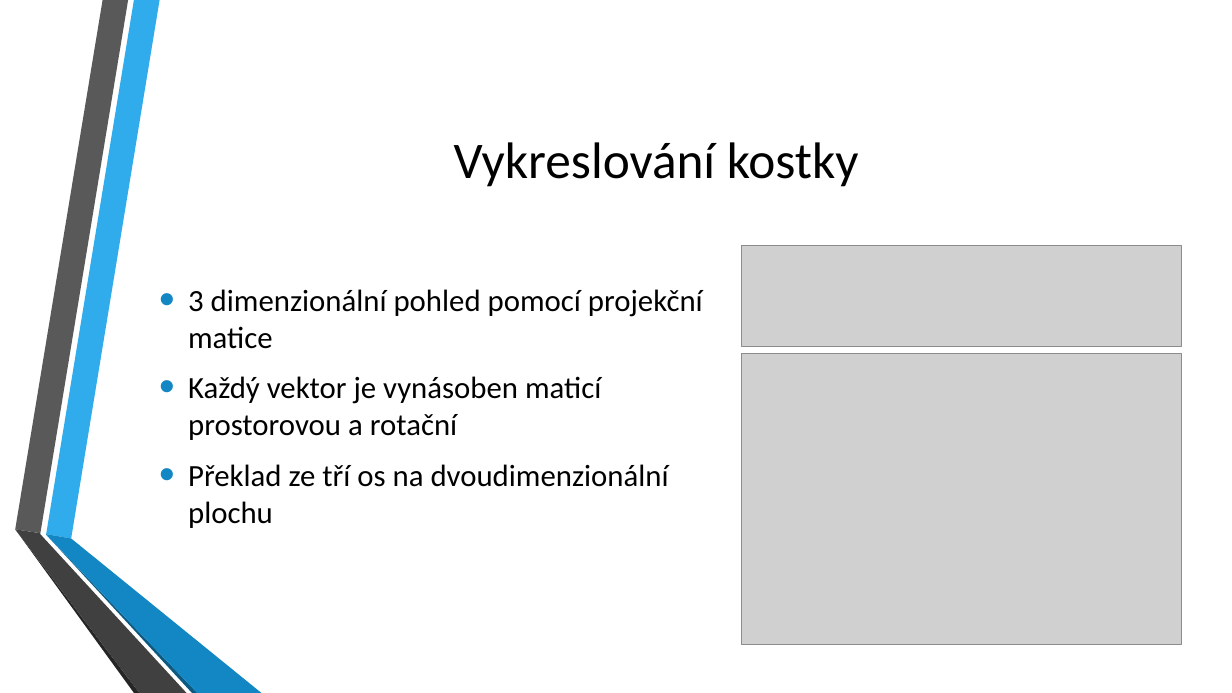
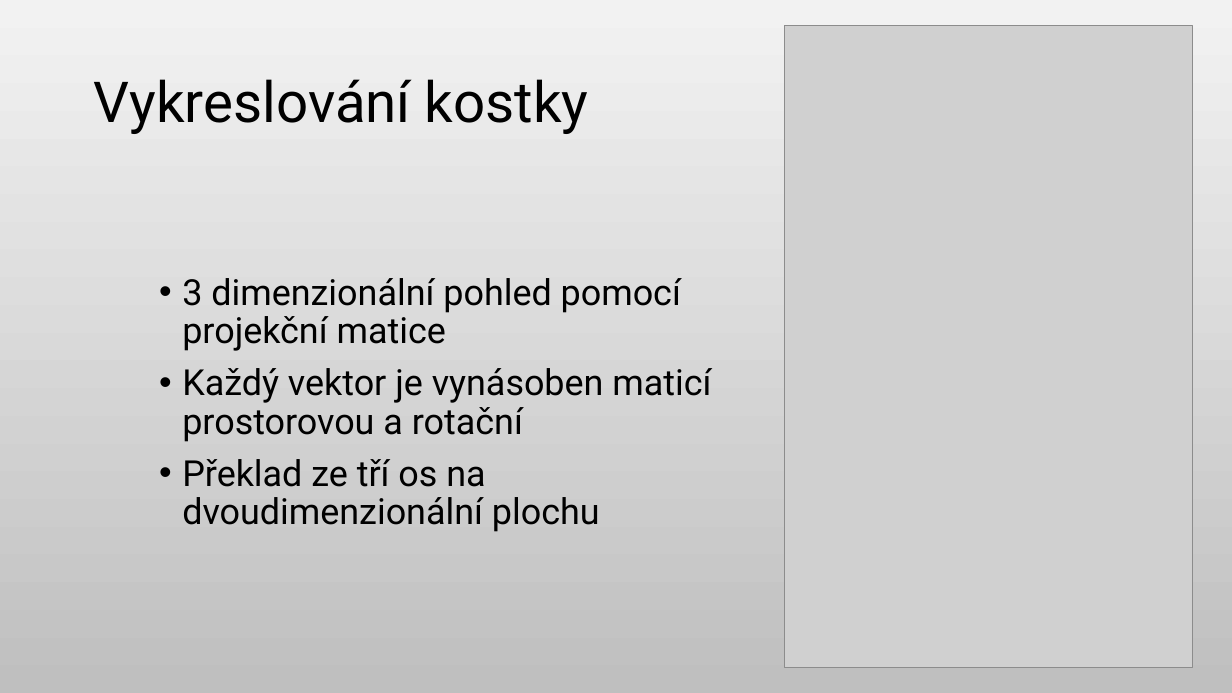
Before and after one commit to KurtinLukas/Rubiks-cube-ROP, a slide deck: slide 8 of ROP Kurtin prezentace.pptx. Drawn at 1232x693 pixels with LibreOffice and Linux fonts; fonts in the diff are those of the drawing; grey boxes stand for pictures; background and template pictures are left out. Boxes give left, top, right and bottom in pixels: in the first picture for what was removed or moved away, otherwise in the second. Text is boxed around its words. In the diff, an @@ line names an element or a change of style, - is before the commit and + after.

```diff
--- a/ROP Kurtin prezentace.pptx
+++ b/ROP Kurtin prezentace.pptx
@@ background picture (left out) to gradient #F2F2F2 to #BFBFBF @@
@@ picture added at (x1=785, y1=26, x2=1192, y2=667) @@
@@ title "Vykreslování kostky" moved from (x1=454, y1=142, x2=859, y2=187) to (x1=94, y1=79, x2=589, y2=134) @@
@@ title "Vykreslování kostky" at (x1=94, y1=79, x2=589, y2=134): size 40 to 44 pt, font Calibri to Roboto; alignment centre to left; line spacing 1 to 0.9 @@
@@ picture removed at (x1=741, y1=245, x2=1181, y2=347) @@
@@ text "3 dimenzionální pohled pomocí projekční ..." at (x1=182, y1=278, x2=711, y2=532): size 24 to 28 pt, font Calibri to Roboto; indent changed; line spacing 1 to 0.9; vertical alignment middle to top @@
@@ picture removed at (x1=741, y1=353, x2=1181, y2=644) @@
@@ group removed at (x1=15, y1=0, x2=262, y2=693): 6 freeform shapes @@
```
Also in this commit, not shown: 7 other slides changed, 2 slides added, 2 slides removed, 5 other files.
